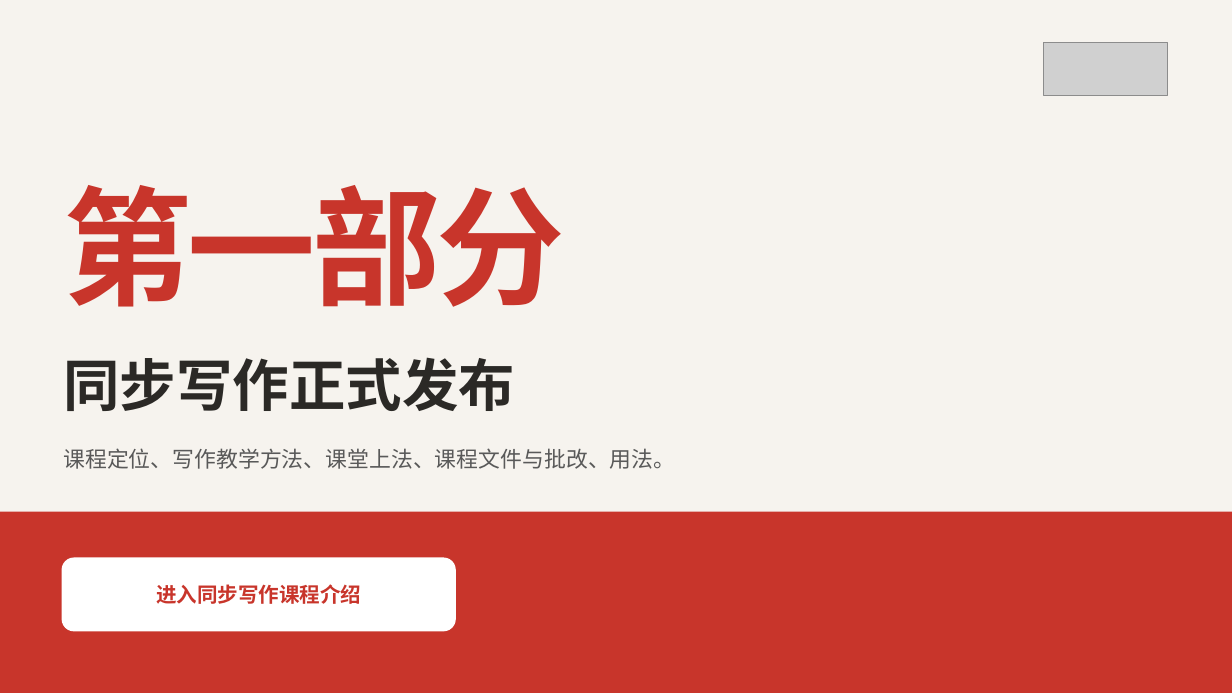
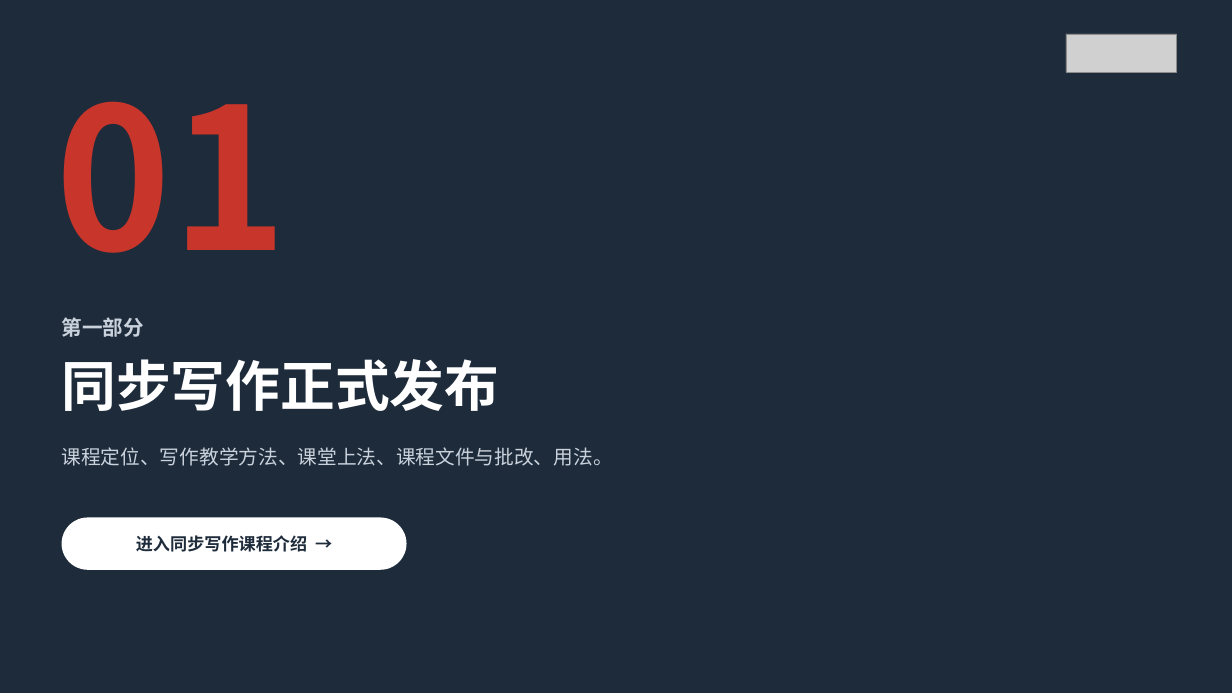
Before and after one commit to wuwenjia6498/laojohn-lesson-plan, a slide deck: slide 3 of 写作课相关宣传文件/国庆后宣讲/1-国庆后宣讲-主宣讲.pptx. Drawn at 1232x693 pixels with LibreOffice and Linux fonts; fonts in the diff are those of the drawing; grey boxes stand for pictures. Boxes give left, top, right and bottom in pixels: in the first picture for what was removed or moved away, otherwise in the second. Text is boxed around its words. In the diff, an @@ line names an element or a change of style, - is before the commit and + after.

```diff
--- a/写作课相关宣传文件/国庆后宣讲/1-国庆后宣讲-主宣讲.pptx
+++ b/写作课相关宣传文件/国庆后宣讲/1-国庆后宣讲-主宣讲.pptx
@@ background #F6F3EE to #1E2B3A @@
@@ picture removed at (1044, 43, 1168, 95) @@
@@ picture added at (1066, 34, 1177, 72) @@
@@ text added at (55, 101, 287, 253), 230 pt, text #C8352B, bold @@
+01
@@ text "第一部分": place and size @@
-text "第一部分" at (63, 185, 565, 307)
+text "第一部分" at (62, 317, 144, 337)
@@ text "第一部分" at (62, 317, 144, 337): size 150 to 24 pt, text colour #C8352B to #C9D2DC, letter spacing -4.5 to 0 pt; line spacing 0.62 to 1.3 @@
@@ text "同步写作正式发布" at (62, 359, 500, 411): size 66 to 64 pt, text colour #2B2926 to #FFFFFF; line spacing 1 to 1.05 @@
@@ text "课程定位、写作教学方法、课堂上法、课程文件与批改、用法。" at (62, 447, 613, 466): size 25.5 to 23 pt, text colour #595959 to #C9D2DC; line spacing 1 to 1.3 @@
@@ rectangle removed at (0, 511, 1232, 693) @@
@@ rounded rectangle "进入同步写作课程介绍 →": place and size @@
-rounded rectangle "进入同步写作课程介绍 →" at (62, 557, 456, 631)
+rounded rectangle "进入同步写作课程介绍 →" at (62, 517, 407, 570)
@@ rounded rectangle "进入同步写作课程介绍 →" at (62, 517, 407, 570): proportions changed @@
@@ text in rounded rectangle at (136, 535, 307, 552): text changed; size 24 to 20 pt; text colour #C8352B to #1E2B3A @@
-进入同步写作课程介绍
+进入同步写作课程介绍 →
```
Also in this commit, not shown: 11 other slides changed, 10 slides added, 8 slides removed, 1 other file.
